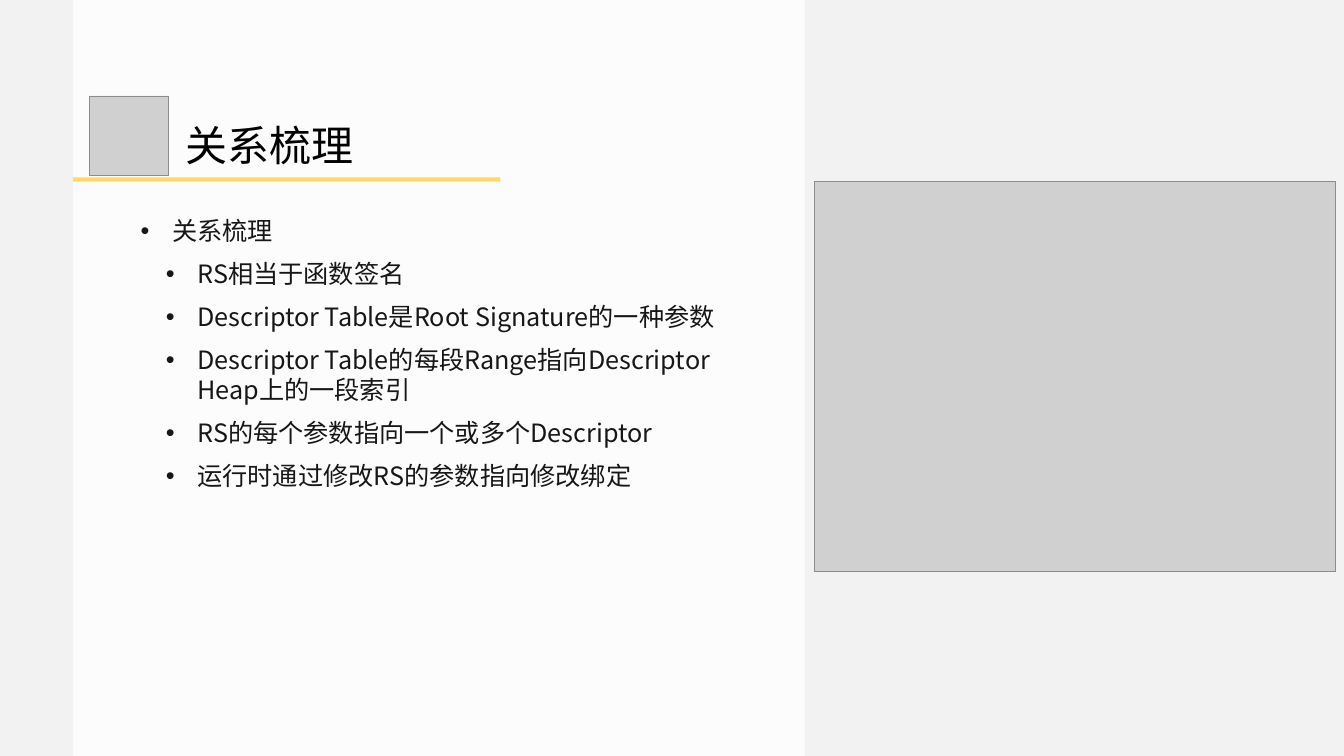
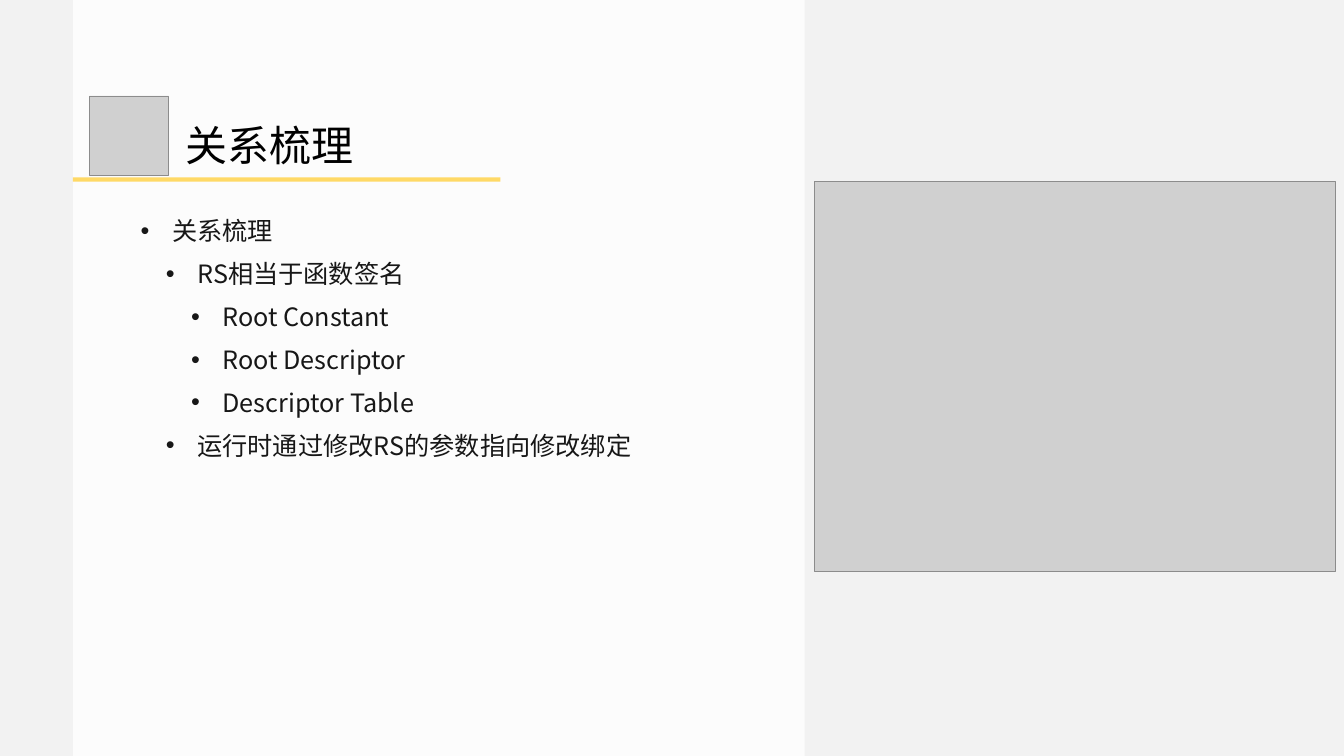
Before and after one commit to doomlover/KSGameEngineTutorials, a slide deck: slide 29 of PPTs/05.深入DX12绘制二.pptx (slide 28 before the commit). Drawn at 1344x756 pixels with LibreOffice and Linux fonts; fonts in the diff are those of the drawing; grey boxes stand for pictures. Boxes give left, top, right and bottom in pixels: in the first picture for what was removed or moved away, otherwise in the second. Text is boxed around its words. In the diff, an @@ line names an element or a change of style, - is before the commit and + after.

```diff
--- a/PPTs/05.深入DX12绘制二.pptx
+++ b/PPTs/05.深入DX12绘制二.pptx
@@ text at [223,307,414,418]: text changed @@
-  • Descriptor Table是Root Signature的一种参数
-  • Descriptor Table的每段Range指向Descriptor Heap上的一段索引
-  • RS的每个参数指向一个或多个Descriptor
+    • Root Constant
+    • Root Descriptor
+    • Descriptor Table
```
Also in this commit, not shown: 15 other slides changed, 2 slides added, 2 slides removed.
